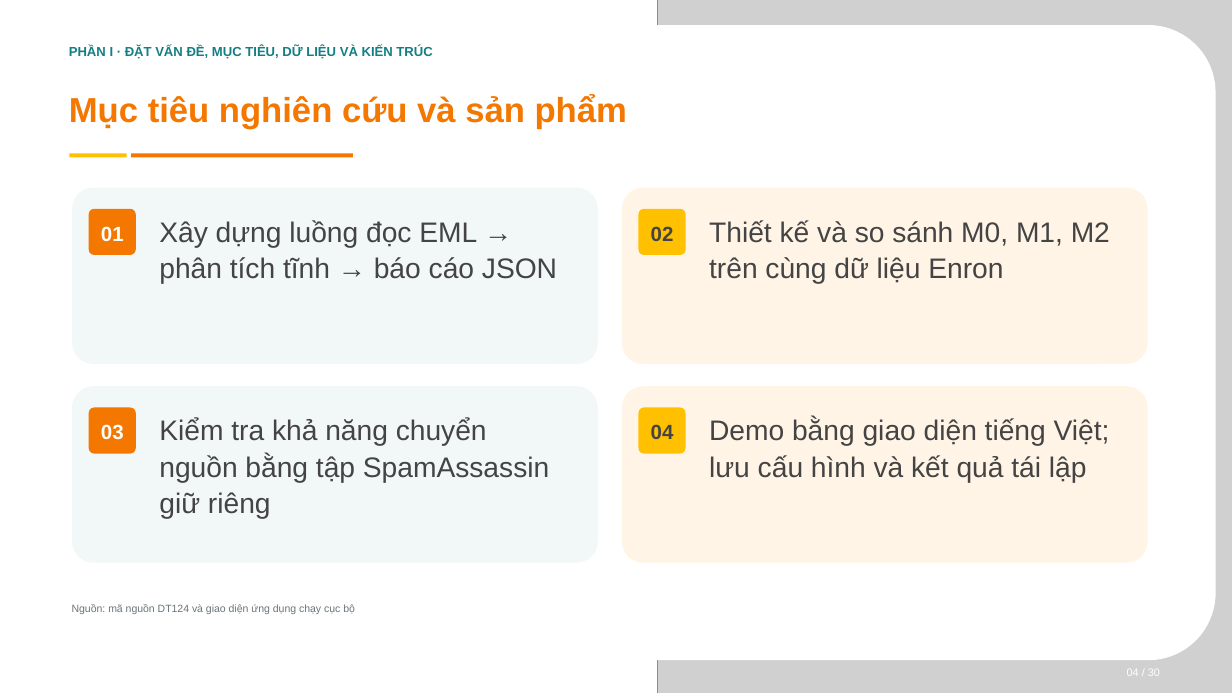
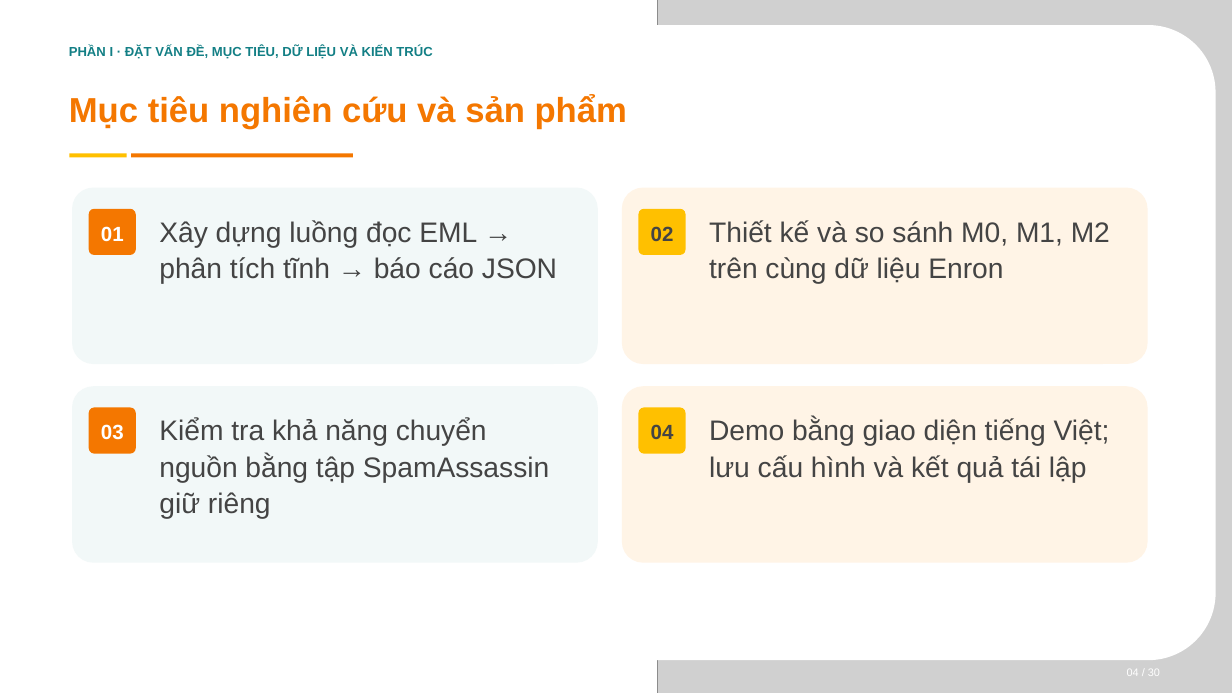
Before and after one commit to phat230/LAB_AT_BMHTTT, a slide deck: slide 2 of LAB6/BC_giau_ky_DT124/slide báo cáo/SLIDE_BAO_CAO_DT124.pptx (slide 4 before the commit). Drawn at 1232x693 pixels with LibreOffice and Linux fonts; fonts in the diff are those of the drawing; grey boxes stand for pictures; background and template pictures are left out. Boxes give left, top, right and bottom in pixels: in the first picture for what was removed or moved away, otherwise in the second. Text is boxed around its words. In the diff, an @@ line names an element or a change of style, - is before the commit and + after.

```diff
--- a/LAB6/BC_giau_ky_DT124/slide báo cáo/SLIDE_BAO_CAO_DT124.pptx
+++ b/LAB6/BC_giau_ky_DT124/slide báo cáo/SLIDE_BAO_CAO_DT124.pptx
@@ text removed at [72, 604, 355, 614] @@
-Nguồn: mã nguồn DT124 và giao diện ứng dụng chạy cục bộ
```
Also in this commit, not shown: 18 other slides changed, 9 slides removed, 1 other file.
